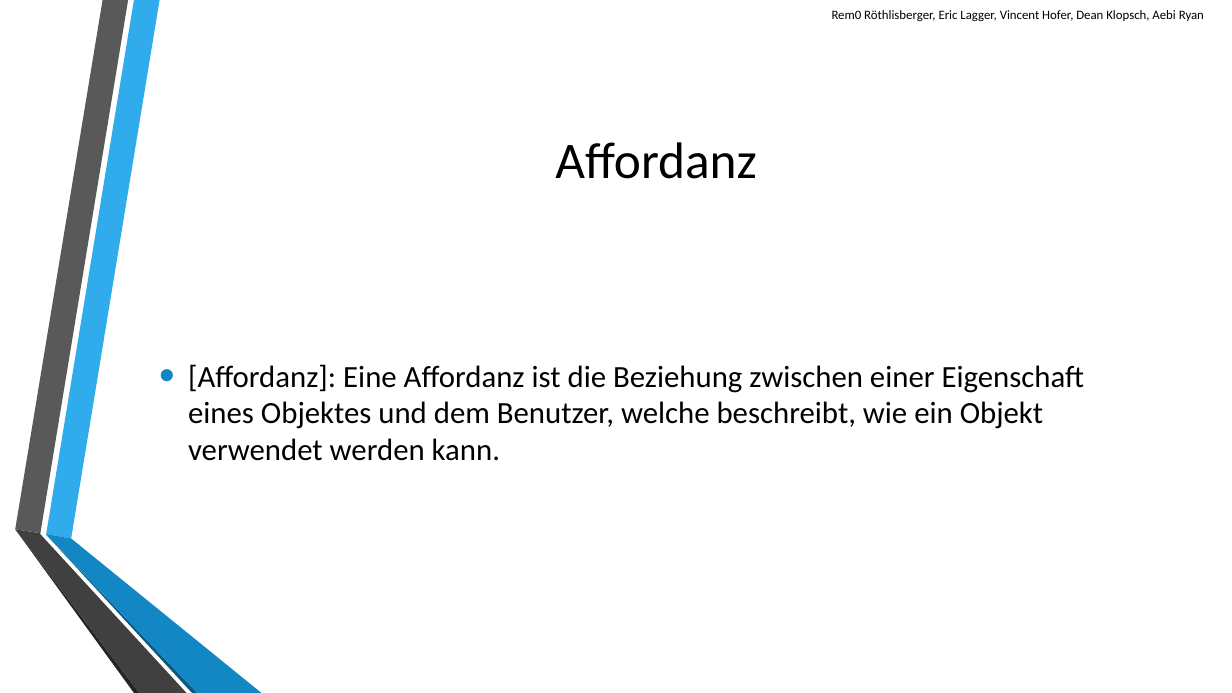
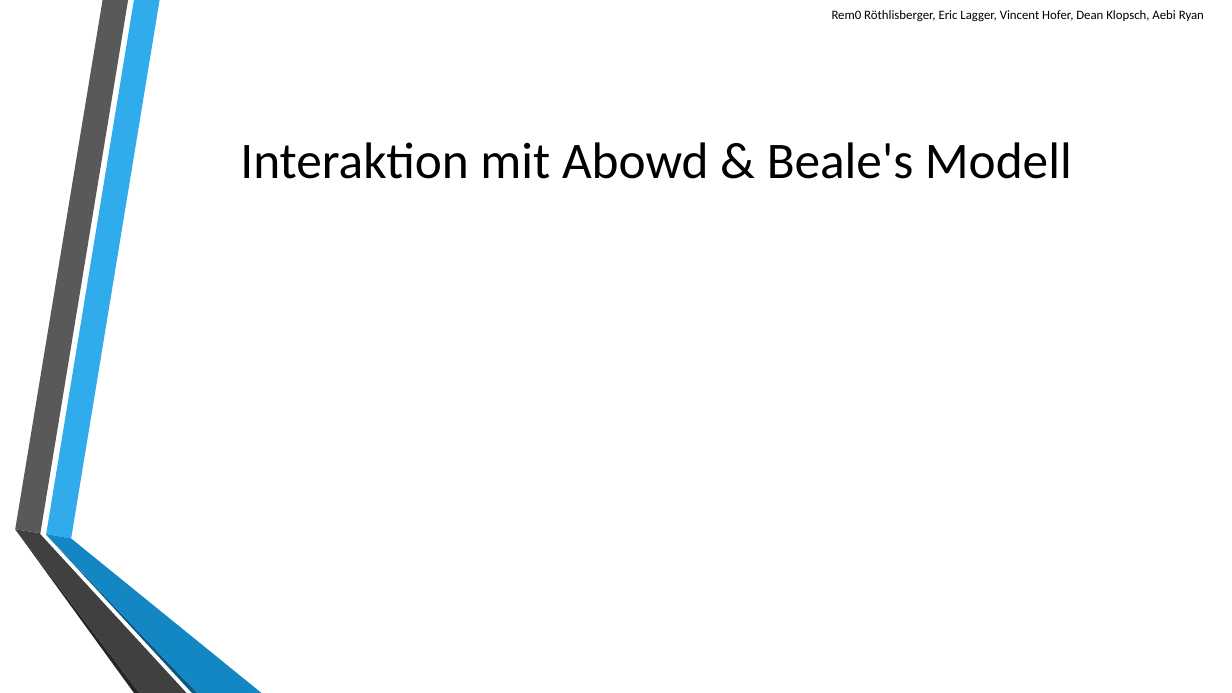
Before and after one commit to scg-unibe-ch/ese2016-team8, a slide deck: slide 8 of baseProject/presentation/Presentation-Team8.pptx (slide 3 before the commit). Drawn at 1232x693 pixels with LibreOffice and Linux fonts; fonts in the diff are those of the drawing; background and template pictures are left out. Boxes give left, top, right and bottom in pixels: in the first picture for what was removed or moved away, otherwise in the second. Text is boxed around its words. In the diff, an @@ line names an element or a change of style, - is before the commit and + after.

```diff
--- a/baseProject/presentation/Presentation-Team8.pptx
+++ b/baseProject/presentation/Presentation-Team8.pptx
@@ title at bbox=[240, 142, 1072, 179]: text changed @@
-Affordanz
+Interaktion mit Abowd & Beale's Modell
@@ text removed at bbox=[188, 364, 1085, 461] @@
-• [Affordanz]: Eine Affordanz ist die Beziehung zwischen einer Eigenschaft eines Objektes und dem Benutzer, welche beschreibt, wie ein Objekt verwendet werden kann.
```
Also in this commit, not shown: 6 other slides changed, 1 slide added.
